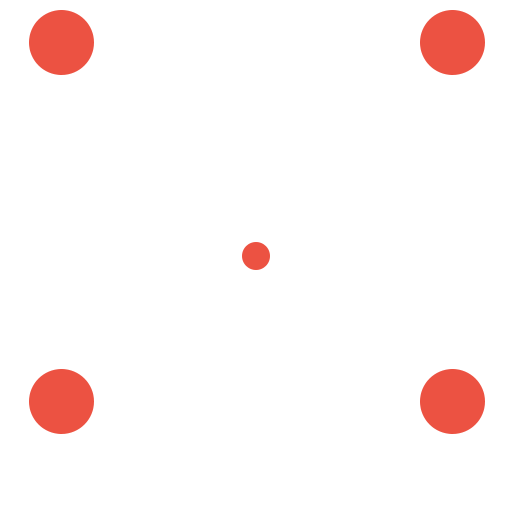
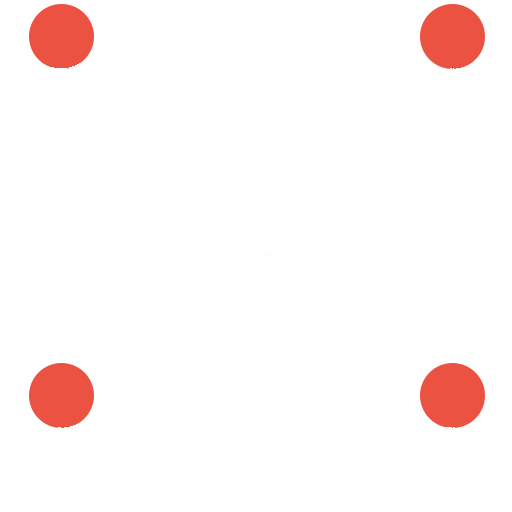
Layered file, before and after one edit (512x512). Changes by layer:
painted on "Эллипс 2 копия 2" over [29, 4, 485, 434]
